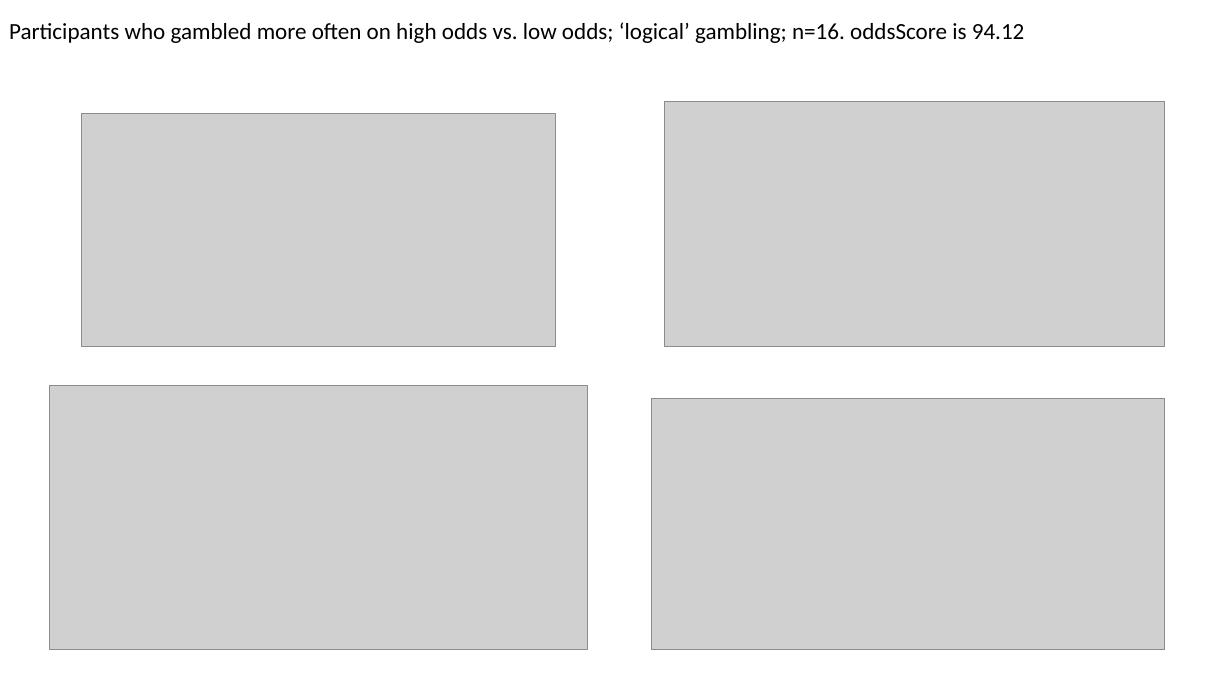
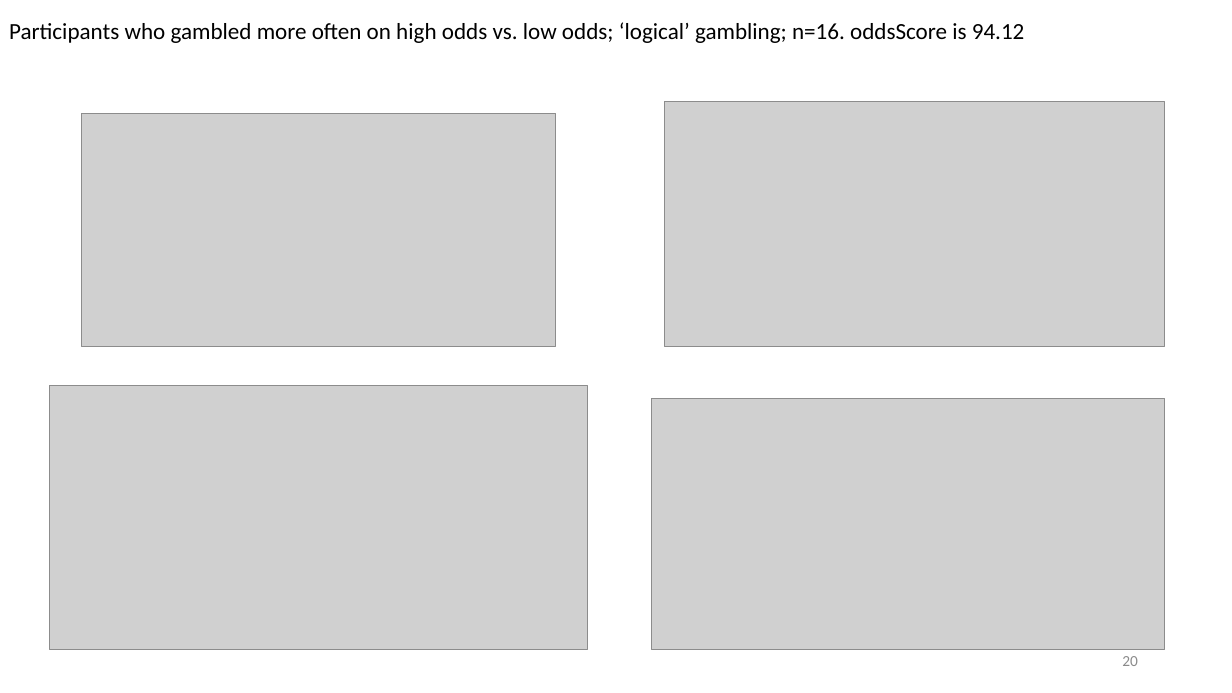
Before and after one commit to gpagnier/rampAnalysis, a slide deck: slide 20 of RampV02Presentation.pptx. Drawn at 1232x693 pixels with LibreOffice and Linux fonts; fonts in the diff are those of the drawing; grey boxes stand for pictures. Boxes give left, top, right and bottom in pixels: in the first picture for what was removed or moved away, otherwise in the second. Text is boxed around its words. In the diff, an @@ line names an element or a change of style, - is before the commit and + after.

```diff
--- a/RampV02Presentation.pptx
+++ b/RampV02Presentation.pptx
@@ page number added at box(1122, 656, 1138, 666), 12 pt, text #8C8C8C @@
+20
```
Also in this commit, not shown: 24 other slides changed, 5 slides added.
